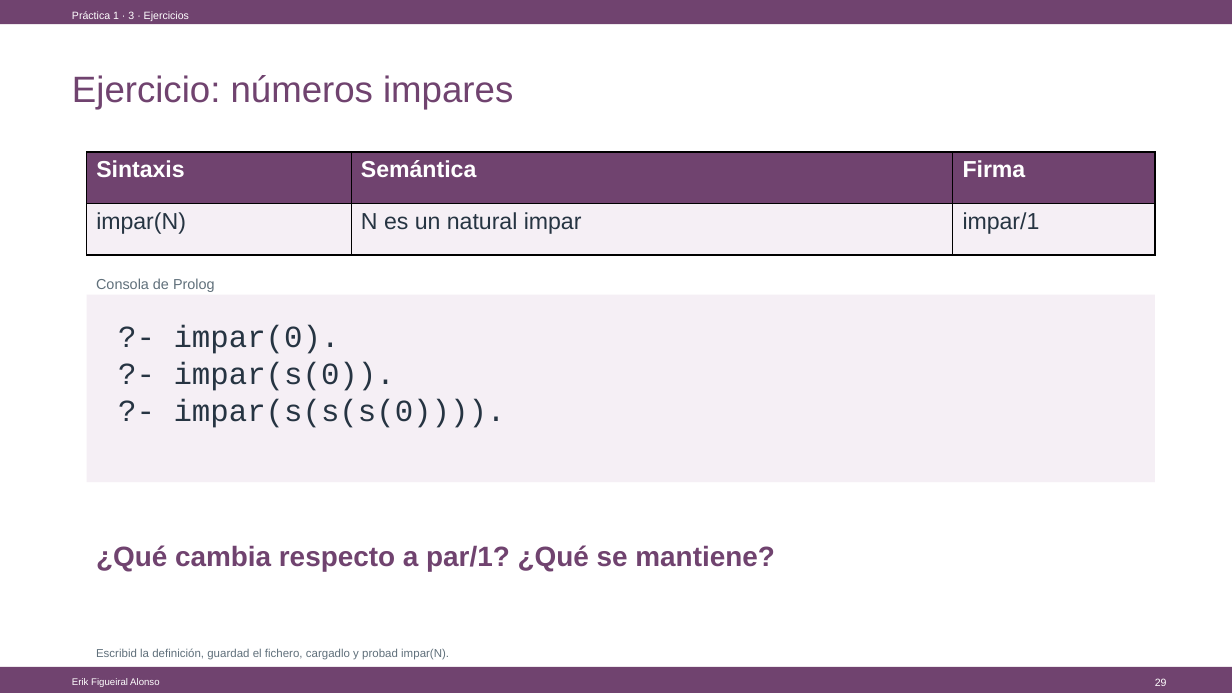
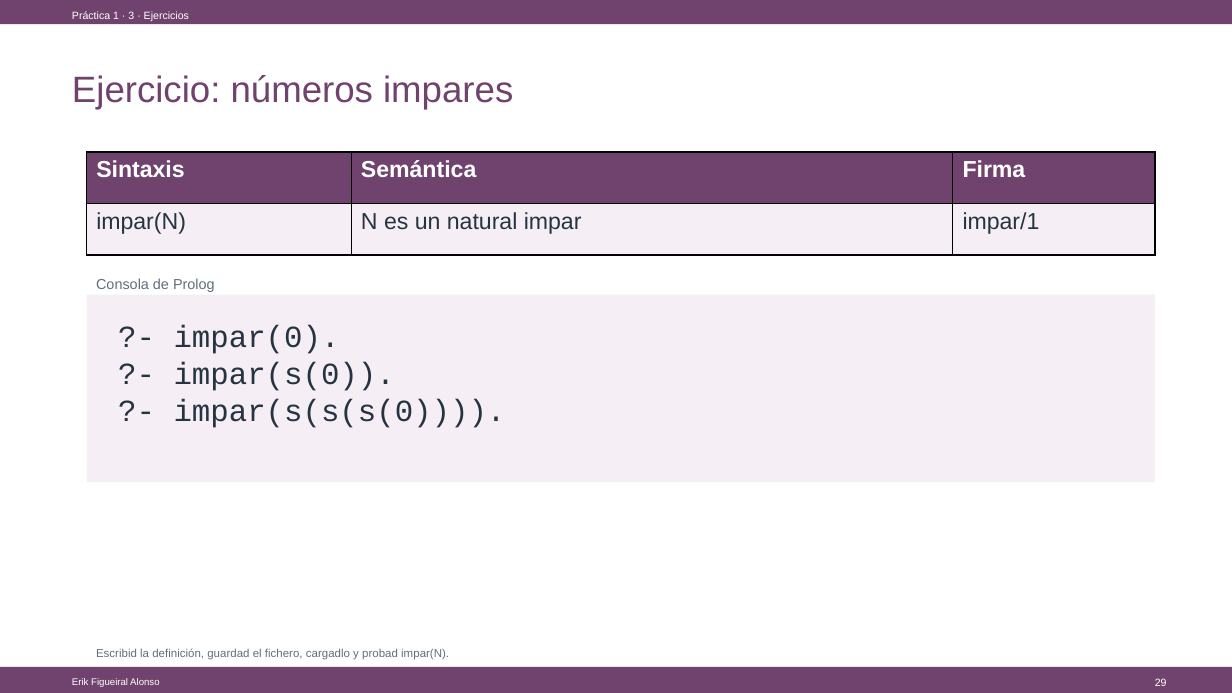
Before and after one commit to Figueiral-Alonso/Docencia, a slide deck: slide 29 of 26/Lógica Computacional/LAB1/LAB1_Introduccion_a_Prolog.pptx. Drawn at 1232x693 pixels with LibreOffice and Linux fonts; fonts in the diff are those of the drawing. Boxes give left, top, right and bottom in pixels: in the first picture for what was removed or moved away, otherwise in the second. Text is boxed around its words. In the diff, an @@ line names an element or a change of style, - is before the commit and + after.

```diff
--- a/26/Lógica Computacional/LAB1/LAB1_Introduccion_a_Prolog.pptx
+++ b/26/Lógica Computacional/LAB1/LAB1_Introduccion_a_Prolog.pptx
@@ text removed at <box>96,545,774,572</box> @@
-¿Qué cambia respecto a par/1? ¿Qué se mantiene?
```
Also in this commit, not shown: 6 other slides changed, 3 other files.
